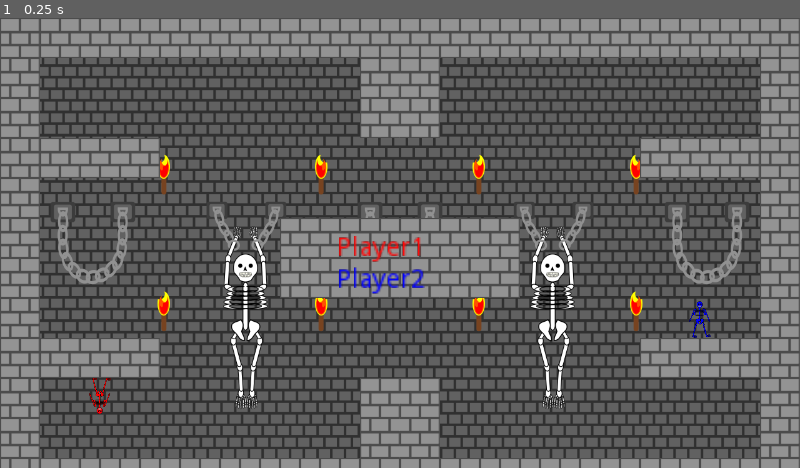
Above: before the commit, frame 1.
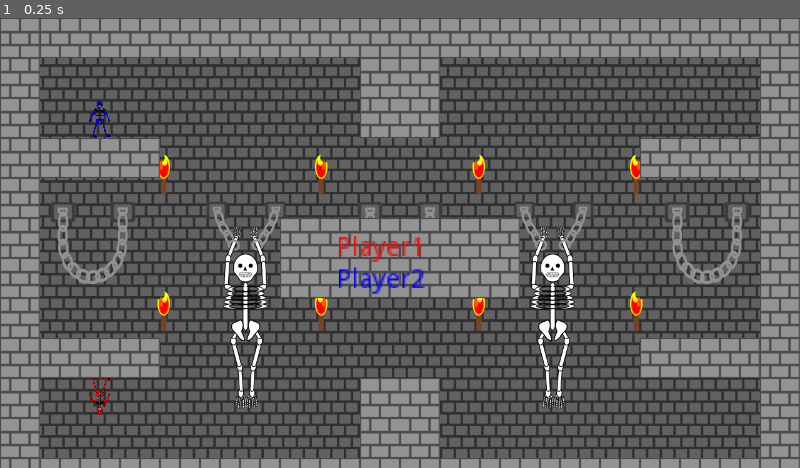
Above: after the commit, the same moment.

Repository: LeonMatthes/SkeleTurn
Game: Godot game, scene res://scenes/Levels/FirstLevel.tscn
Two runs of this game, one before a commit and one after it. Both use one fixed random seed, a clock stepped at 60 frames per second and the inputs below. The project has no main scene, so this scene is started directly.
Inputs:
- Up to frame 1 (0.25 s): no input

The runs differ from the first frame. In frame 1, 0.1% of the frame differs, in the area x 11-89%, y 18-72%.

Commit message:
Fixed issues caused by both players spawning in the same position on the same frame

Diff:
--- a/scenes/Spawn.gd
+++ b/scenes/Spawn.gd
@@ -17,3 +17,5 @@
 	var player = Player.instance()
 	gameController.add_child(player)
 	player.initialize(gameController, self.position, playerNumber, -1 if turnGravity else 1)
+	# add player manually, so they don't spawn in the same place
+	collisionArea._on_SpawnArea_body_entered(player)
--- a/scenes/SpawnArea.gd
+++ b/scenes/SpawnArea.gd
@@ -6,7 +6,8 @@
 	pass
 
 func _on_SpawnArea_body_entered(body):
-	enteredBodies.append(body)
+	if enteredBodies.find(body) < 0: # find returns -1 if not found
+		enteredBodies.append(body)
 
 
 func _on_SpawnArea_body_exited(body):
